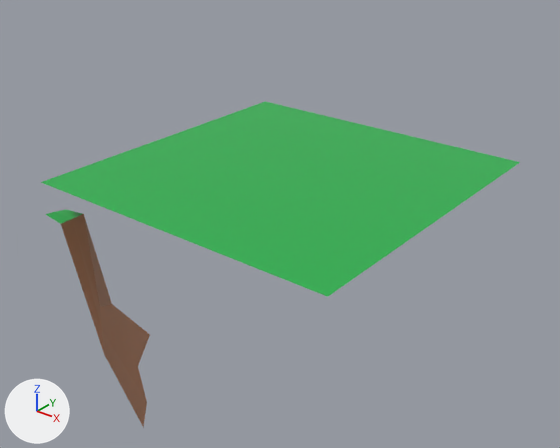
A saved change to the FBX model Floating Island Test/Assets/MCTiles/Models/Corner Top Inverted.fbx.
Rendered twice from a 50 mm lens placed at (1.152, -0.834, 1.178), pointed at (0.485, 0.001, 0.661). The lights are fixed; the arrows at lower left show +X, +Y and +Z. Where no turn or scale is listed for an object, it has been applied to the vertices.

Names of what the first picture shows: 'Corner Top Inverted'.
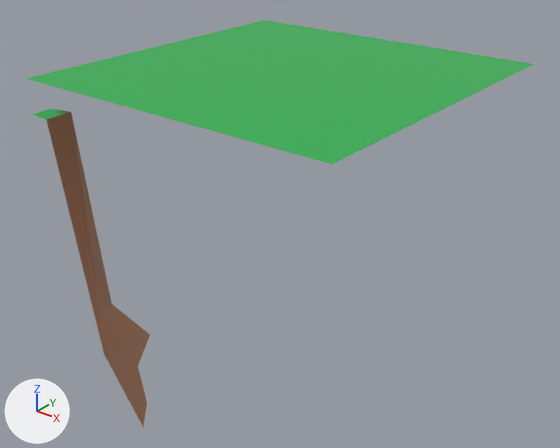
Where the newer file only moved an object's origin or applied its transform, the numbers keep the older frame.

What differs and where, as boxes (x1, y1, x2, y2) in the pictures (560 x 448 px; the box of a moved part takes in the faces that stretch with it):
'Corner Top Inverted', reshaped (25% taller): before (41, 102, 520, 428); after (26, 20, 533, 428)
part 1 of me_cube_024, moved or reshaped: before (41, 102, 520, 297); after (26, 20, 533, 164)
part 2 of me_cube_024, moved or reshaped: before (46, 209, 112, 352); after (31, 109, 112, 352)

The change in detail:
me_cube_024 is used by ob_corner_top_inverted; location (0.5, 0.0, 0.5).
me_cube_024 had 18 vertices, 9 faces and spanned x -0.25..0.25, y -0.25..0.25, z -0.12..0.25.
me_cube_024 now has 18 vertices, 9 faces and spans x -0.25..0.25, y -0.25..0.25, z -0.12..0.4.
me_cube_024 part 1: the loose piece of 4 vertices spanning x -0.25..0.25, y -0.25..0.25, z 0.25 is moved by (0.0, 0.0, 0.15).
Part 2, on me_cube_024:
6 vertices are removed from x -0.25..-0.215, y -0.25..-0.208, z 0.195..0.2.
5 faces are deleted.
6 vertices are added at (-0.215, -0.25, 0.35), (-0.25, -0.215, 0.35), (-0.25, -0.25, 0.35), (-0.216, -0.208, 0.35), (-0.25, -0.232, 0.35), (-0.216, -0.229, 0.35).
5 new faces join them.
